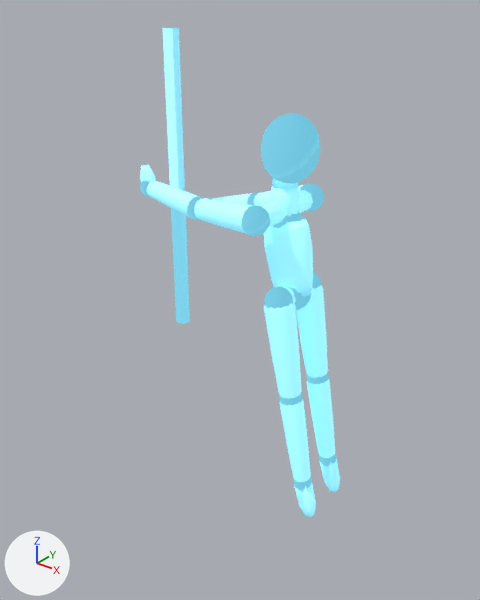
Renders of the glTF model app/frontend/static/holo/exercises.glb from each side of a commit.
The view is the same before and after, from a 50 mm lens placed at (1.57, -2.0, 2.16), pointed at (-0.07, 0.04, 0.89). Every picture has the same lights, and +X, +Y and +Z are marked at lower left. The older version comes first. Both versions are drawn at frame 0 of the action 'one_arm_inverted_support'; the numbers are the values there.

Script lines for the objects in view, before the commit:
```python
ob_ball_head = bpy.data.objects.new('ball_head', me_head)
ob_ball_head.parent = ob_neck__head
ob_ball_head.location = (0.0, 0.0, 1.0)
ob_ball_head.scale = (2.33, 2.15, 0.912)
ob_chest__neck = bpy.data.objects.new('chest__neck', me_neck)
ob_chest__neck.location = (0.184, 0.0, 1.326)
ob_chest__neck.rotation_euler = (0.0, -0.0349, 0.0)  # degrees (0, -2, 0)
ob_chest__neck.scale = (0.056, 0.056, 0.13)
ob_elbow_l__wrist_l = bpy.data.objects.new('elbow_l__wrist_l', me_limb)
ob_elbow_l__wrist_l.location = (-0.103, -0.18, 1.356)
ob_elbow_l__wrist_l.rotation_euler = (0.0, -1.431, 0.0)  # degrees (0, -82, 0)
ob_elbow_l__wrist_l.scale = (0.044, 0.044, 0.26)
ob_hip_l__hip_r = bpy.data.objects.new('hip_l__hip_r', me_bar)
ob_hip_l__hip_r.location = (0.236, -0.1, 1.031)
ob_hip_l__hip_r.rotation_euler = (-1.571, 0.0, 0.0)  # degrees (-90, 0, 0)
ob_hip_l__hip_r.scale = (0.052, 0.052, 0.2)
ob_neck__head = bpy.data.objects.new('neck__head', me_neck)
ob_neck__head.location = (0.179, 0.0, 1.456)
ob_neck__head.rotation_euler = (0.0, 0.14, 0.0)  # degrees (0, 8, 0)
ob_neck__head.scale = (0.048, 0.048, 0.14)
ob_pelvis__chest = bpy.data.objects.new('pelvis__chest', me_torso)
ob_pelvis__chest.location = (0.236, 0.0, 1.031)
ob_pelvis__chest.rotation_euler = (0.0, -0.175, 0.0)  # degrees (0, -10, 0)
ob_pelvis__chest.scale = (0.105, 0.063, 0.3)
ob_shoulder_l__elbow_l = bpy.data.objects.new('shoulder_l__elbow_l', me_limb)
ob_shoulder_l__elbow_l.location = (0.177, -0.18, 1.366)
ob_shoulder_l__elbow_l.rotation_euler = (0.0, -1.606, 0.0)  # degrees (0, -92, 0)
ob_shoulder_l__elbow_l.scale = (0.053, 0.053, 0.28)
ob_shoulder_l__shoulder_r = bpy.data.objects.new('shoulder_l__shoulder_r', me_bar)
ob_shoulder_l__shoulder_r.location = (0.177, -0.18, 1.366)
ob_shoulder_l__shoulder_r.rotation_euler = (-1.571, 0.0, 0.0)  # degrees (-90, 0, 0)
ob_shoulder_l__shoulder_r.scale = (0.045, 0.045, 0.36)
ob_wrist_l__hand_l = bpy.data.objects.new('wrist_l__hand_l', me_hand)
ob_wrist_l__hand_l.location = (-0.36, -0.18, 1.392)
ob_wrist_l__hand_l.rotation_euler = (0.0, -0.209, 0.0)  # degrees (0, -12, 0)
ob_wrist_l__hand_l.scale = (0.038, 0.0228, 0.09)
# also in view: 'knee_r__ankle_r' at (0.34, 0.1, 0.42); 'hip_l__knee_l' at (0.26, -0.1, 0.83); 'hip_r__knee_r' at (0.26, 0.1, 0.83); 'prop_0' at (-0.38, 0.0, 1.34); 'ball_shoulder_l' at (0.18, -0.18, 1.37)
```
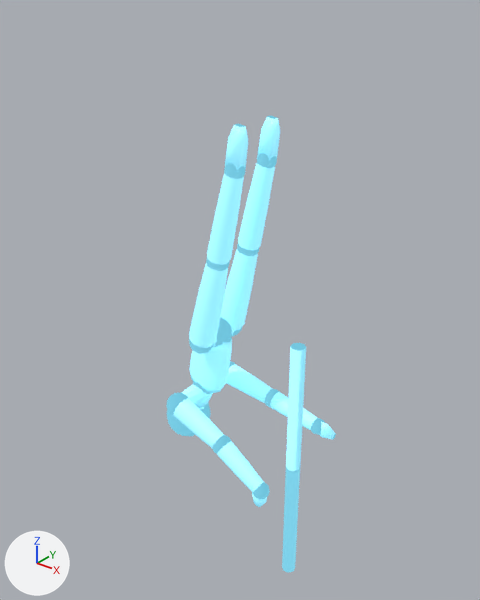
Where the change shows, as pixel boxes (x1, y1, x2, y2) in the pictures (480 x 600 px):
'prop_0', moved, rescaled (14% narrower, 23% shorter): before (162, 27, 190, 324); after (282, 343, 306, 572)
'hip_l__knee_l', moved, turned: before (264, 302, 302, 399); after (189, 263, 228, 348)
'pelvis__chest', moved, turned: before (264, 216, 313, 297); after (189, 338, 232, 393)
'hip_r__knee_r', moved, turned: before (296, 285, 328, 378); after (221, 249, 258, 331)
'ball_head', moved, turned: before (261, 113, 321, 184); after (167, 403, 210, 436)
'knee_l__ankle_l', moved, turned: before (279, 399, 311, 482); after (207, 173, 244, 265)
'knee_r__ankle_r', moved, turned: before (306, 379, 335, 458); after (238, 163, 275, 251)
'shoulder_l__elbow_l', moved, turned: before (194, 199, 253, 234); after (173, 398, 224, 449)
'elbow_l__wrist_l', moved, turned: before (146, 181, 198, 217); after (217, 441, 264, 492)
'ankle_l__toe_l', moved, turned: before (294, 479, 316, 517); after (225, 124, 248, 172)
'ankle_r__toe_r', moved, turned: before (320, 458, 340, 492); after (257, 116, 280, 162)
'shoulder_r__elbow_r', moved, turned: before (253, 185, 303, 206); after (227, 364, 273, 403)
'ball_shoulder_l', moved: before (242, 205, 270, 236); after (167, 393, 189, 415)
'shoulder_l__shoulder_r', moved: before (261, 190, 313, 226); after (181, 375, 228, 404)
'elbow_r__wrist_r', moved, turned: before (212, 193, 252, 205); after (270, 392, 317, 430)
'chest__neck', moved, turned: before (271, 185, 299, 217); after (195, 393, 213, 407)
'ball_hip_l', moved: before (264, 287, 293, 309); after (189, 339, 214, 354)
'ball_pelvis', moved, turned: before (278, 286, 312, 310); after (214, 317, 232, 347)
'ball_ankle_l', moved, turned: before (293, 476, 312, 490); after (224, 163, 245, 179)
'ball_shoulder_r', moved, turned (mostly hidden afterwards): before (300, 184, 324, 211); after (229, 361, 235, 368)
'ball_elbow_l', moved, turned: before (187, 196, 204, 220); after (212, 435, 231, 454)
'ball_ankle_r', moved, turned: before (319, 453, 336, 466); after (257, 153, 277, 168)
'wrist_l__hand_l', moved, turned: before (140, 164, 156, 182); after (252, 492, 267, 507)
'ball_knee_l', moved, turned: before (279, 393, 302, 405); after (206, 258, 229, 271)
'ball_wrist_l', moved, turned: before (140, 181, 150, 197); after (253, 482, 270, 499)
'ball_knee_r', moved, turned: before (306, 372, 329, 384); after (237, 244, 259, 256)
'ball_chest', moved, turned (mostly hidden): before (272, 211, 301, 228); after (193, 381, 213, 394)
'ball_elbow_r', moved, turned: before (247, 193, 258, 205); after (264, 389, 280, 408)
'neck__head', moved, turned (mostly hidden afterwards): before (272, 178, 298, 189); after (197, 406, 205, 410)
'ball_hip_r', moved, turned (mostly hidden): before (313, 272, 321, 289); after (232, 327, 242, 336)
'hip_l__hip_r', moved (mostly hidden): before (279, 286, 313, 303); after (213, 329, 234, 347)

The change, as a list of edits to the scene's bpy script:
```text
Change ob_pelvis__chest:
    ob_pelvis__chest.location: (0.236, 0.0, 1.031) -> (-0.172, 0.0, 0.711)
    ob_pelvis__chest.rotation_euler: (0.0, -0.175, 0.0) -> (0.0, -2.897, 0.0)  # degrees (0, -10, 0) -> degrees (0, -166, 0)
Change ob_chest__neck:
    ob_chest__neck.location: (0.184, 0.0, 1.326) -> (-0.245, 0.0, 0.42)
    ob_chest__neck.rotation_euler: (0.0, -0.0349, 0.0) -> (0.0, -2.758, 0.0)  # degrees (0, -2, 0) -> degrees (0, -158, 0)
Change ob_neck__head:
    ob_neck__head.location: (0.179, 0.0, 1.456) -> (-0.293, 0.0, 0.299)
    ob_neck__head.rotation_euler: (0.0, 0.14, 0.0) -> (0.0, -2.583, 0.0)  # degrees (0, 8, 0) -> degrees (0, -148, 0)
Change ob_shoulder_l__shoulder_r:
    ob_shoulder_l__shoulder_r.location: (0.177, -0.18, 1.366) -> (-0.254, -0.18, 0.381)
Change ob_hip_l__hip_r:
    ob_hip_l__hip_r.location: (0.236, -0.1, 1.031) -> (-0.172, -0.1, 0.711)
Change ob_shoulder_l__elbow_l:
    ob_shoulder_l__elbow_l.location: (0.177, -0.18, 1.366) -> (-0.254, -0.18, 0.381)
    ob_shoulder_l__elbow_l.rotation_euler: (0.0, -1.606, 0.0) -> (0.0, 1.955, 0.0)  # degrees (0, -92, 0) -> degrees (0, 112, 0)
Change ob_elbow_l__wrist_l:
    ob_elbow_l__wrist_l.location: (-0.103, -0.18, 1.356) -> (0.005, -0.18, 0.276)
    ob_elbow_l__wrist_l.rotation_euler: (0.0, -1.431, 0.0) -> (0.0, 2.129, 0.0)  # degrees (0, -82, 0) -> degrees (0, 122, 0)
Change ob_wrist_l__hand_l:
    ob_wrist_l__hand_l.location: (-0.36, -0.18, 1.392) -> (0.226, -0.18, 0.138)
    ob_wrist_l__hand_l.rotation_euler: (0.0, -0.209, 0.0) -> (0.0, -2.932, 0.0)  # degrees (0, -12, 0) -> degrees (0, -168, 0)
Change ob_hip_l__knee_l:
    ob_hip_l__knee_l.location: (0.236, -0.1, 1.031) -> (-0.172, -0.1, 0.711)
    ob_hip_l__knee_l.rotation_euler: (0.0, 2.967, 0.0) -> (0.0, 0.244, 0.0)  # degrees (0, 170, 0) -> degrees (0, 14, 0)
Change ob_knee_l__ankle_l:
    ob_knee_l__ankle_l.location: (0.309, -0.1, 0.617) -> (-0.071, -0.1, 1.118)
    ob_knee_l__ankle_l.rotation_euler: (0.0, 2.95, 0.0) -> (0.0, 0.227, 0.0)  # degrees (0, 169, 0) -> degrees (0, 13, 0)
Change ob_ankle_l__toe_l:
    ob_ankle_l__toe_l.location: (0.385, -0.1, 0.225) -> (0.019, -0.1, 1.508)
    ob_ankle_l__toe_l.rotation_euler: (0.0, 2.862, 0.0) -> (0.0, 0.14, 0.0)  # degrees (0, 164, 0) -> degrees (0, 8, 0)
Change ob_shoulder_r__elbow_r:
    ob_shoulder_r__elbow_r.location: (0.177, 0.18, 1.366) -> (-0.254, 0.18, 0.381)
    ob_shoulder_r__elbow_r.rotation_euler: (0.0, -1.85, 0.0) -> (0.0, 1.71, 0.0)  # degrees (0, -106, 0) -> degrees (0, 98, 0)
Change ob_elbow_r__wrist_r:
    ob_elbow_r__wrist_r.location: (-0.092, 0.18, 1.289) -> (0.023, 0.18, 0.342)
    ob_elbow_r__wrist_r.rotation_euler: (0.0, -1.815, 0.0) -> (0.0, 1.745, 0.0)  # degrees (0, -104, 0) -> degrees (0, 100, 0)
Change ob_hip_r__knee_r:
    ob_hip_r__knee_r.location: (0.236, 0.1, 1.031) -> (-0.172, 0.1, 0.711)
    ob_hip_r__knee_r.rotation_euler: (0.0, 2.967, 0.0) -> (0.0, 0.244, 0.0)  # degrees (0, 170, 0) -> degrees (0, 14, 0)
Change ob_knee_r__ankle_r:
    ob_knee_r__ankle_r.location: (0.309, 0.1, 0.617) -> (-0.071, 0.1, 1.118)
    ob_knee_r__ankle_r.rotation_euler: (0.0, 2.95, 0.0) -> (0.0, 0.227, 0.0)  # degrees (0, 169, 0) -> degrees (0, 13, 0)
Change ob_ankle_r__toe_r:
    ob_ankle_r__toe_r.location: (0.385, 0.1, 0.225) -> (0.019, 0.1, 1.508)
    ob_ankle_r__toe_r.rotation_euler: (0.0, 2.862, 0.0) -> (0.0, 0.14, 0.0)  # degrees (0, 164, 0) -> degrees (0, 8, 0)
Change ob_prop_0:
    ob_prop_0.location: (-0.379, 0.0, 0.704) -> (0.27, 0.0, -0.45)
    ob_prop_0.scale: (0.032, 0.032, 1.28) -> (0.032, 0.032, 1.25)
```
